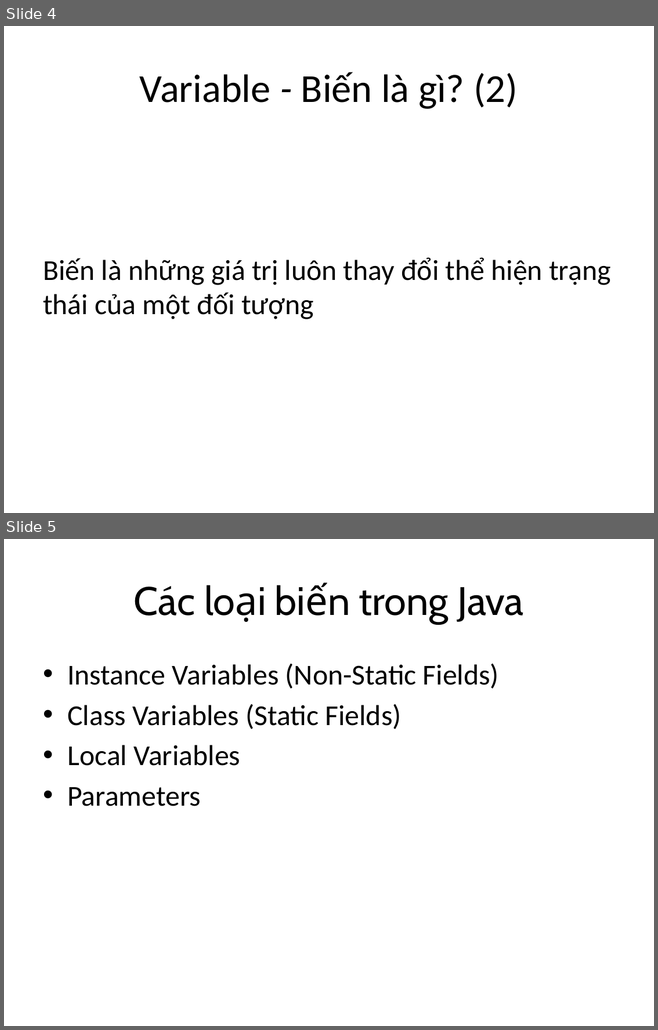
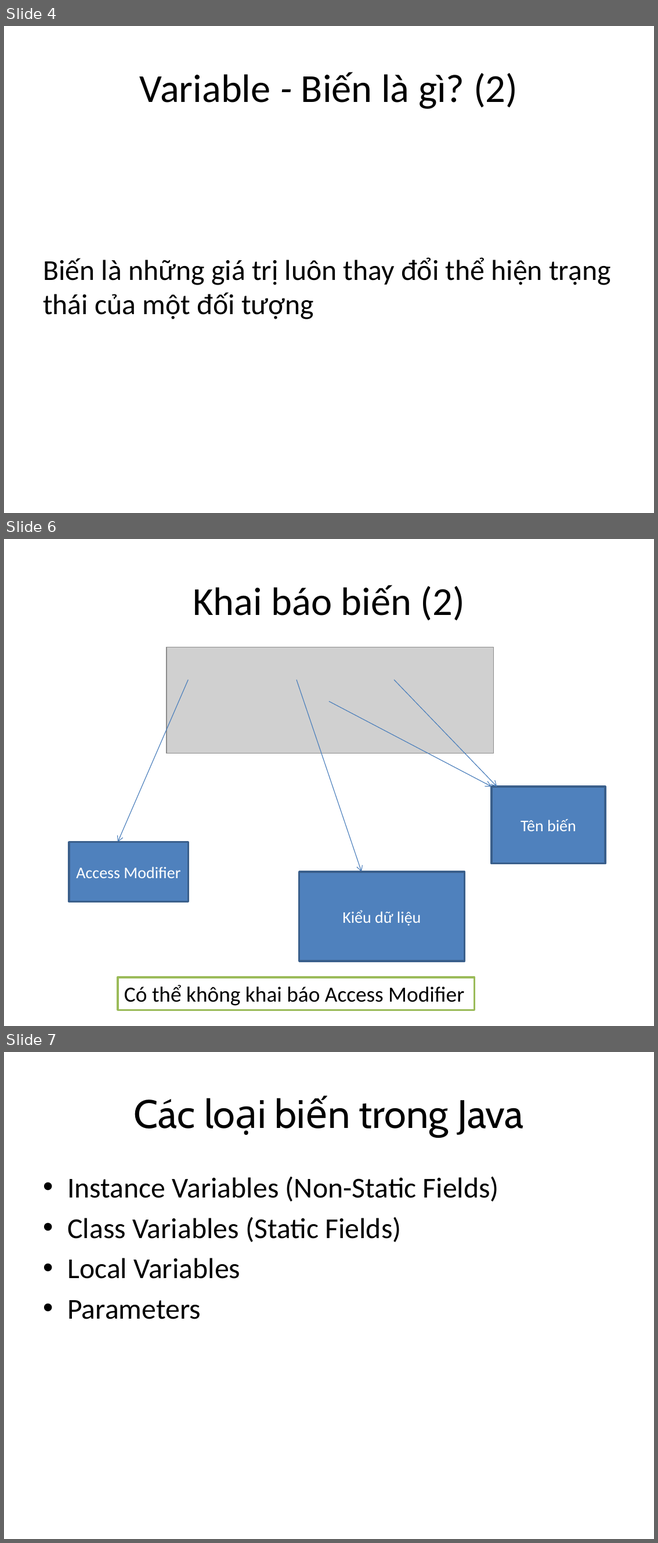
Before and after one commit to phithanh97cs/T3H, a slide deck: 3. Back-end/1. JavaCore/3.Biến trong Java.pptx. Shown one above the other, each under a label of ours: slides 4 and 5 before the commit, slides 4, 6 and 7 after it; the slides between them are not shown. The pictures are 658x1030 and 658x1543 pixels, drawn with LibreOffice and Linux fonts; fonts in the diff are those of the drawing; grey boxes stand for pictures. Boxes give left, top, right and bottom in pixels: in the first picture for what was removed or moved away, otherwise in the second. Text is boxed around its words. In the diff, an @@ line names an element or a change of style, - is before the commit and + after.

```diff
--- a/3. Back-end/1. JavaCore/3.Biến trong Java.pptx
+++ b/3. Back-end/1. JavaCore/3.Biến trong Java.pptx
@@ slide 6 added at (4, 539, 654, 1026), background #FFFFFF @@
@@ title added at (192, 585, 465, 621), 44 pt, text #000000 @@
+Khai báo biến (2)
@@ picture added at (166, 647, 493, 754) @@
@@ arrow added from (188, 680) to (118, 842), #4B7EBC 0.75 pt @@
@@ arrow added from (296, 680) to (361, 871), #4B7EBC 0.75 pt @@
@@ arrow added from (394, 680) to (496, 787), #4B7EBC 0.75 pt @@
@@ arrow added from (329, 701) to (491, 787), #4B7EBC 0.75 pt @@
@@ rectangle added at (491, 787, 605, 864), fill #4F81BD, outline #3A5F8C 2 pt, 18 pt, text #FFFFFF @@
+Tên biến
@@ rectangle added at (69, 842, 188, 902), fill #4F81BD, outline #3A5F8C 2 pt, 18 pt, text #FFFFFF @@
+Access Modifier
@@ rectangle added at (299, 871, 464, 961), fill #4F81BD, outline #3A5F8C 2 pt, 18 pt, text #FFFFFF @@
+Kiểu dữ liệu
@@ rectangle added at (118, 977, 474, 1010), fill #FFFFFF, outline #9BBB59 2 pt, 24 pt, text #000000 @@
+Có thể không khai báo Access Modifier
@@ what was slide 5 is now slide 7 @@
```
Also in this commit, not shown: 2 slides changed, 2 other slides added, 2 other files.
